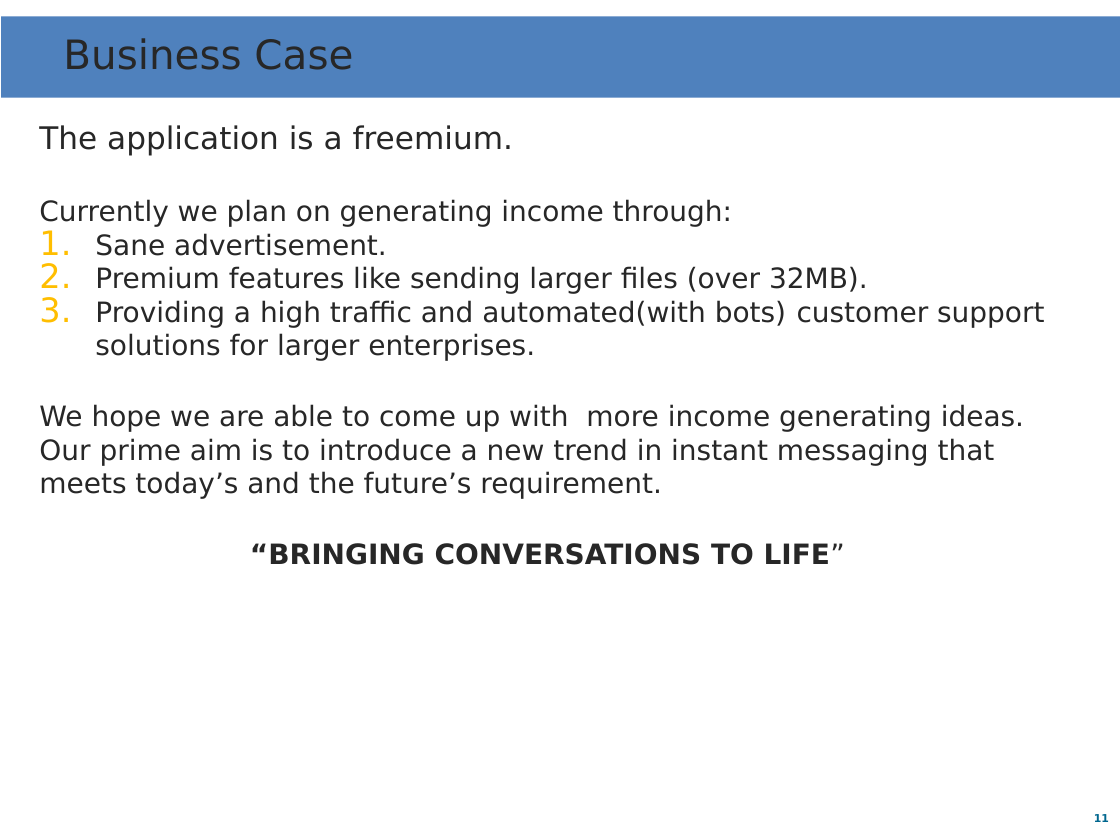
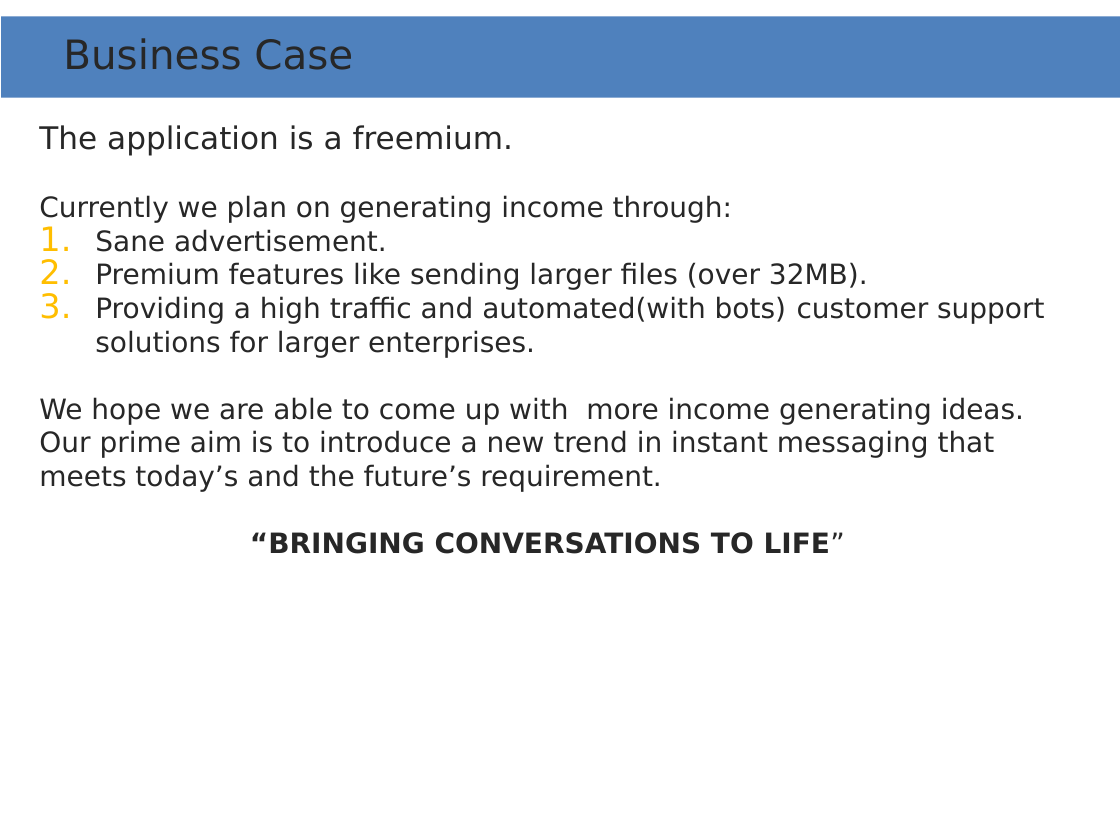
Before and after one commit to yaaminu/yennkasa-android, a slide deck: slide 11 of app-challenge presentation.pptx. Drawn at 1120x840 pixels with LibreOffice and Linux fonts; fonts in the diff are those of the drawing; background and template pictures are left out. Boxes give left, top, right and bottom in pixels: in the first picture for what was removed or moved away, otherwise in the second. Text is boxed around its words. In the diff, an @@ line names an element or a change of style, - is before the commit and + after.

```diff
--- a/app-challenge presentation.pptx
+++ b/app-challenge presentation.pptx
@@ text "The application is a freemium." rewrapped from (39,125,1044,565) to (39,125,1044,554) @@
@@ page number removed at (1094,814,1109,822) @@
-11
```
Also in this commit, not shown: 8 other slides changed, 2 other files.
